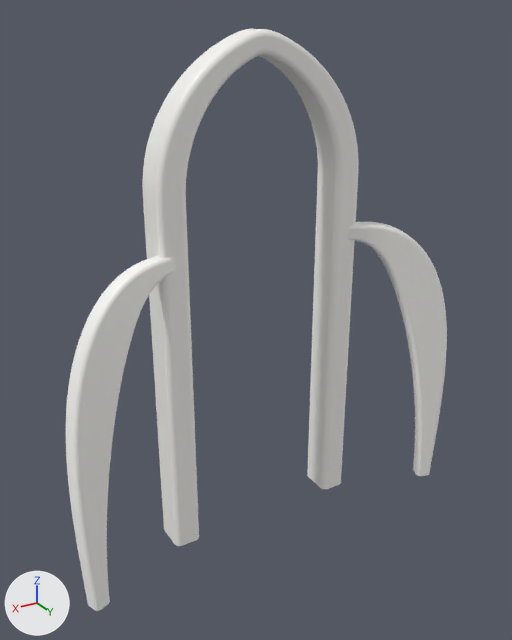
The glTF model public/world/models/landmark.glb, before and after one commit.
The view is the same before and after, from a camera (50 mm lens) standing at (18.1, 30.0, 26.7) and looking at (0.7, 1.0, 12.2). Lighting does not change. The marker at lower left points along +X, +Y and +Z. The first picture is the older version. Where no turn or scale is listed for an object, it has been applied to the vertices.

The first picture shows 'landmark_arch'.
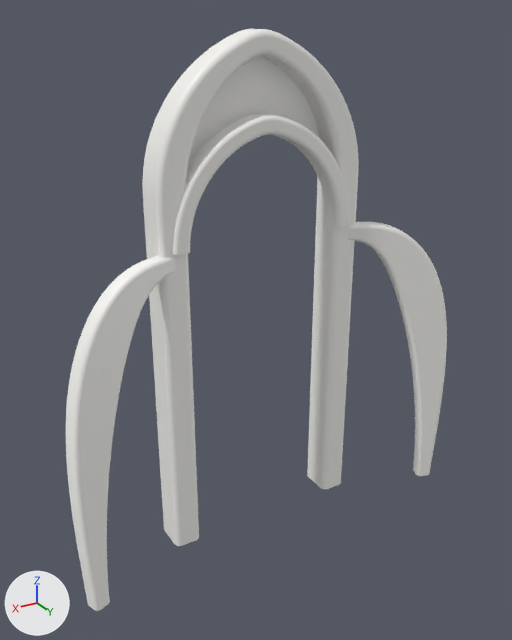
Commit message: world: nested inner arch in the landmark crown

Edits to the bpy script that builds the scene:
```text
Change me_landmark_arch:
    used by ob_landmark_arch; location = (0.0, 1.11, 12.87)
    remove me_landmark_arch.from_pydata(...)  # 4300 vertices, 8480 faces; spans x -11.6..11.6, y -2.1..2.1, z -13.3..13.3
    add me_landmark_arch.from_pydata(...)  # 6628 vertices, 12704 faces; spans x -11.6..11.6, y -2.1..2.1, z -13.3..13.3
    me_landmark_arch part 1: a new loose piece of 1940 vertices spanning x -5.2..5.2, y -1.1..0.1, z 3.6..9.6, in mat_landmark_stone (white #f9f8f5)
    me_landmark_arch part 2: a new loose piece of 194 vertices spanning x -5.0..5.0, y -1.4, z 3.6..12.7, in mat_landmark_stone (white #f9f8f5)
    other edits to the shape of me_landmark_arch do not show in these pictures
```

Location of each change, (x1, y1, x2, y2) in pixels of the pictures (512 x 640 px):
part 1 of me_landmark_arch, added: after (173, 113, 350, 255)
part 2 of me_landmark_arch, added: after (188, 55, 320, 166)
